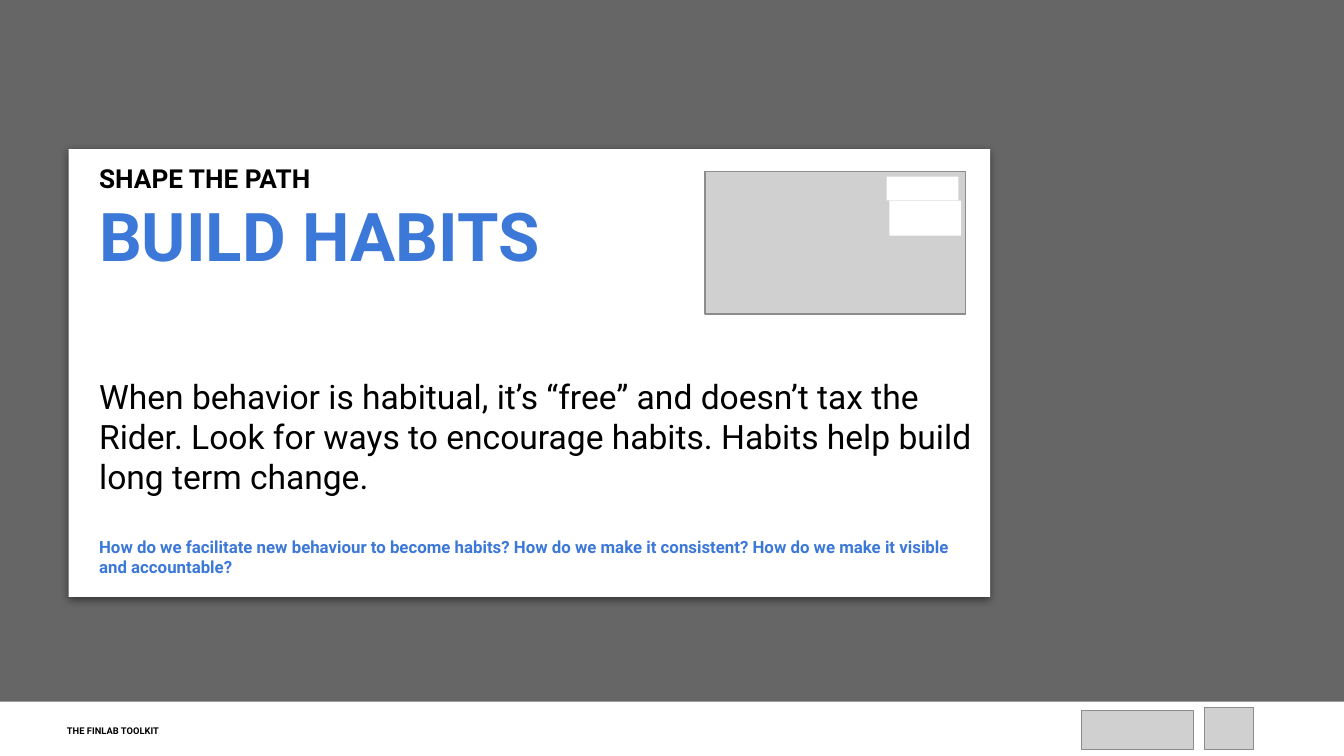
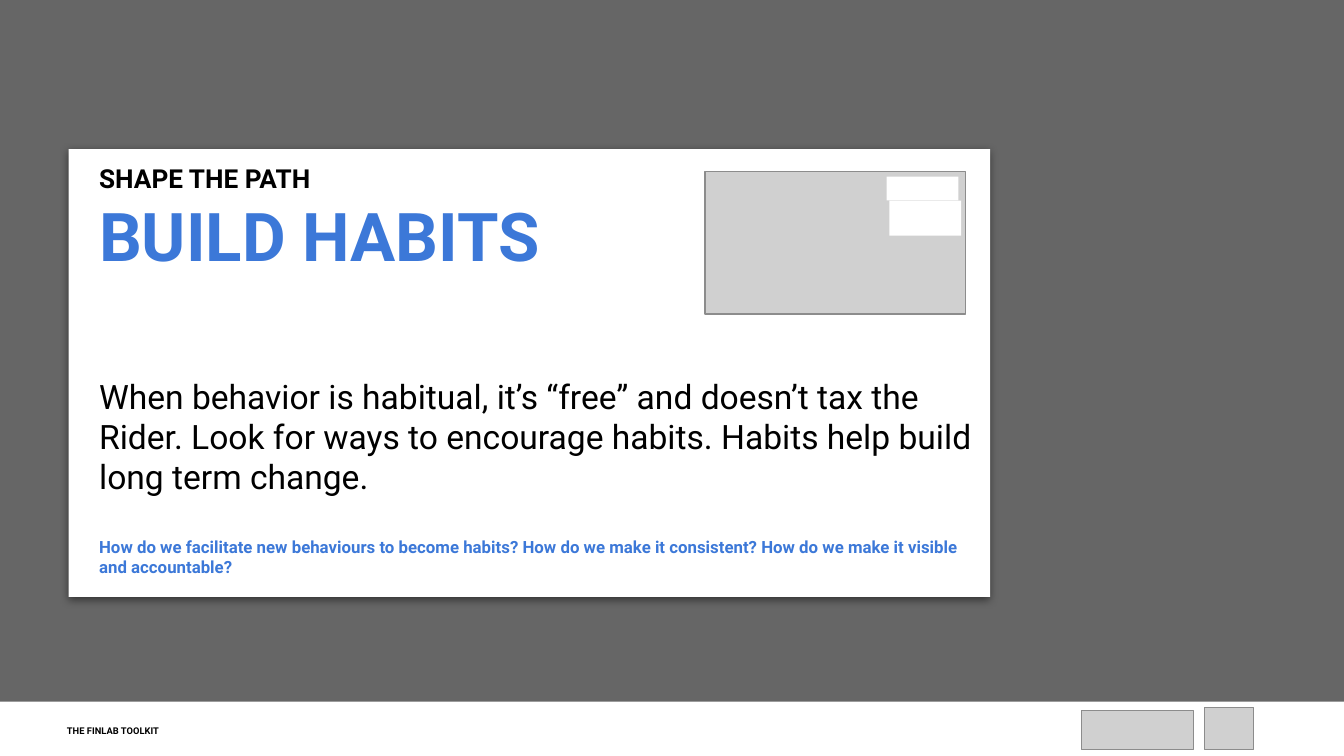
Before and after one commit to finlab-uncdf/finlab-uncdf.github.io, a slide deck: slide 12 of files/tools/decks/SWITCH Framework_FacilitationDeck.pptx. Drawn at 1344x756 pixels with LibreOffice and Linux fonts; fonts in the diff are those of the drawing; grey boxes stand for pictures. Boxes give left, top, right and bottom in pixels: in the first picture for what was removed or moved away, otherwise in the second. Text is boxed around its words. In the diff, an @@ line names an element or a change of style, - is before the commit and + after.

```diff
--- a/files/tools/decks/SWITCH Framework_FacilitationDeck.pptx
+++ b/files/tools/decks/SWITCH Framework_FacilitationDeck.pptx
@@ text at bbox=[99, 540, 957, 573]: text changed @@
-How do we facilitate new behaviour to become habits? How do we make it consistent? How do we make it visible and accountable?
+How do we facilitate new behaviours to become habits? How do we make it consistent? How do we make it visible and accountable?
```
Also in this commit, not shown: 9 other slides changed, 6 other files.
